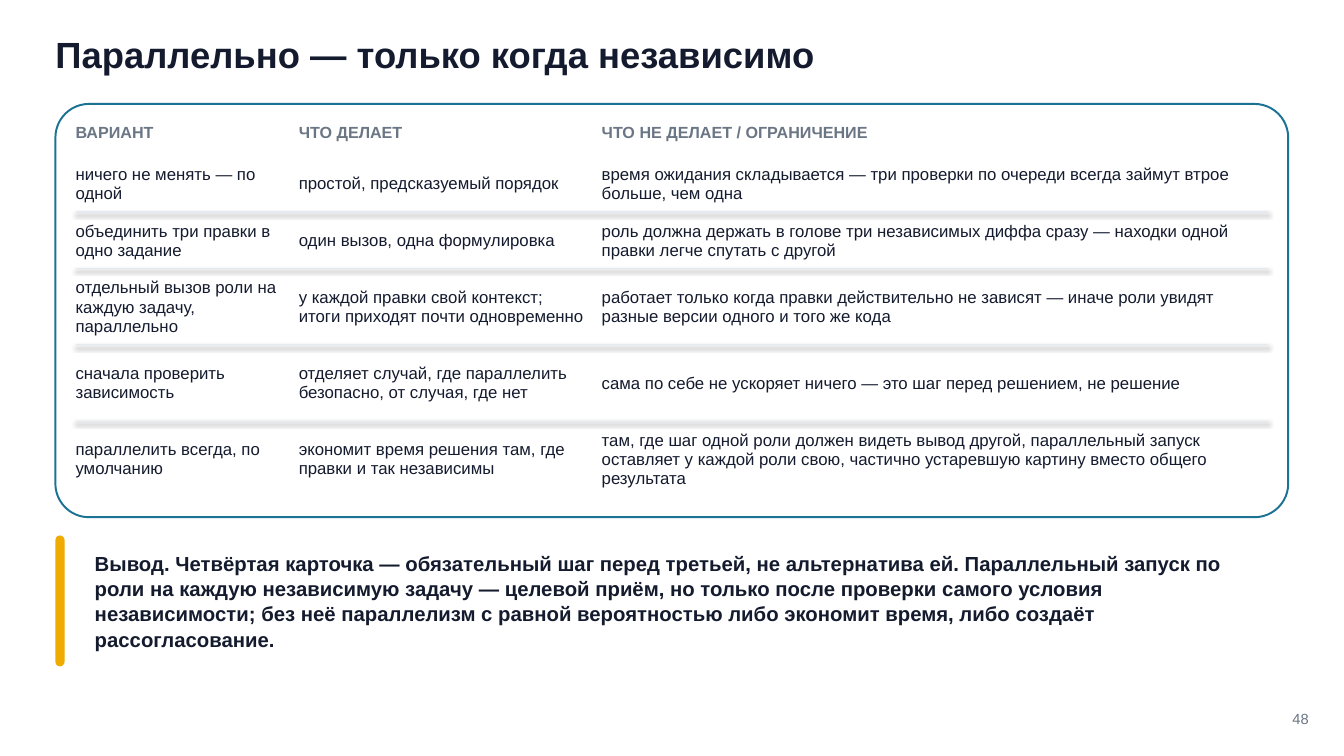
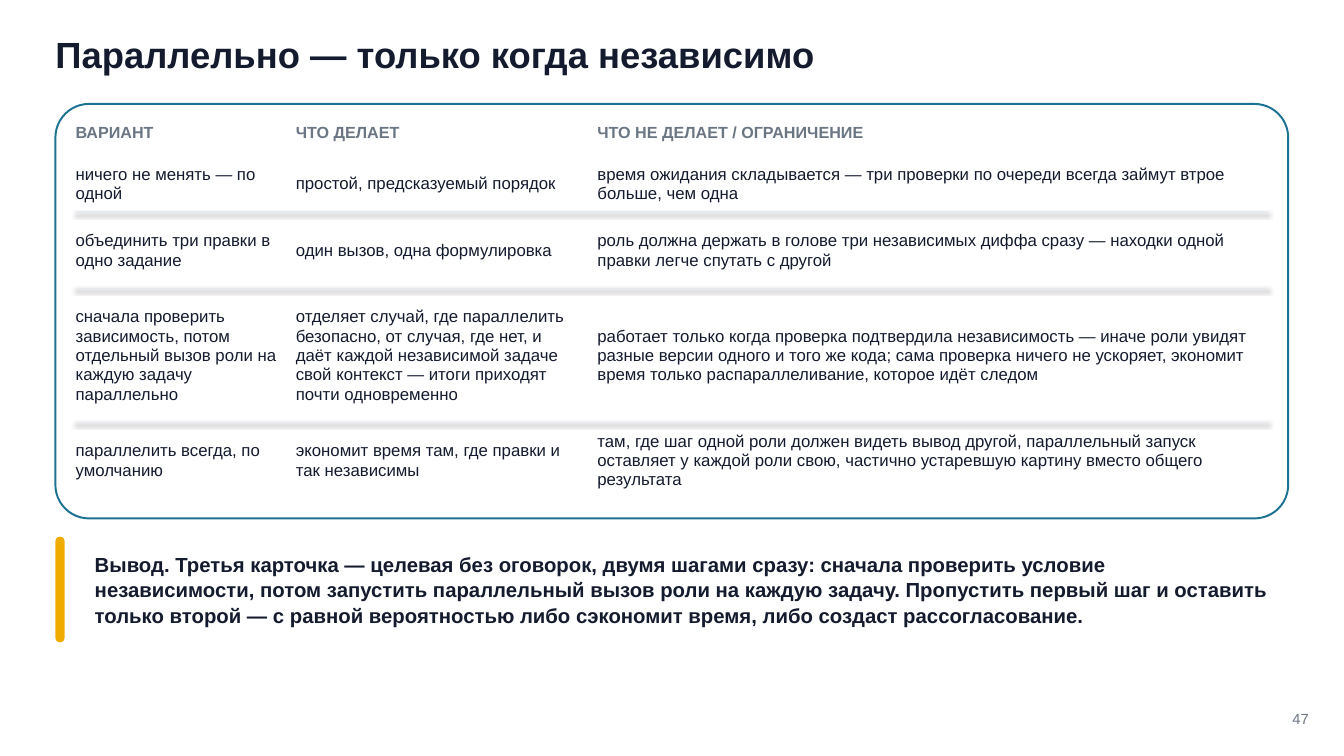
Before and after one commit to tellina-study/AI-usage-lessons, a slide deck: slide 47 of library/seminars/sem-06/rendered/sem-06.pptx (slide 48 before the commit). Drawn at 1344x756 pixels with LibreOffice and Linux fonts; fonts in the diff are those of the drawing. Boxes give left, top, right and bottom in pixels: in the first picture for what was removed or moved away, otherwise in the second. Text is boxed around its words. In the diff, an @@ line names an element or a change of style, - is before the commit and + after.

Commit message:
#225 Семинар 6: сплошная нумерация после снятия дубликата, карта пересобрана, PDF и снимки переэкспортированы с финальной деки

```diff
--- a/library/seminars/sem-06/rendered/sem-06.pptx
+++ b/library/seminars/sem-06/rendered/sem-06.pptx
@@ text "ЧТО НЕ ДЕЛАЕТ / ОГРАНИЧЕНИЕ": place and size @@
-text "ЧТО НЕ ДЕЛАЕТ / ОГРАНИЧЕНИЕ" at [602, 127, 868, 141]
+text "ЧТО НЕ ДЕЛАЕТ / ОГРАНИЧЕНИЕ" at [597, 127, 863, 141]
@@ text "время ожидания складывается — три ...": place and size @@
-text "время ожидания складывается — три ..." at [602, 167, 1229, 203]
+text "время ожидания складывается — три ..." at [597, 167, 1224, 203]
@@ text "объединить три правки в одно ...": place and size @@
-text "объединить три правки в одно ..." at [76, 224, 270, 260]
+text "объединить три правки в одно ..." at [76, 233, 270, 270]
@@ text "один вызов, одна формулировка": place and size @@
-text "один вызов, одна формулировка" at [299, 234, 555, 250]
+text "один вызов, одна формулировка" at [296, 244, 552, 260]
@@ text "роль должна держать в голове ...": place and size @@
-text "роль должна держать в голове ..." at [602, 224, 1229, 260]
+text "роль должна держать в голове ..." at [597, 233, 1224, 270]
@@ line moved from (76, 269) - (1268, 269) to (76, 288) - (1268, 288) @@
@@ text at [76, 313, 277, 404]: text changed @@
-отдельный вызов роли на каждую задачу, параллельно
+сначала проверить зависимость, потом отдельный вызов роли на каждую задачу параллельно
@@ text at [296, 309, 564, 404]: text changed @@
-у каждой правки свой контекст; итоги приходят почти одновременно
+отделяет случай, где параллелить безопасно, от случая, где нет, и даёт каждой независимой задаче свой контекст — итоги приходят почти одновременно
@@ text at [597, 330, 1246, 384]: text changed @@
-работает только когда правки действительно не зависят — иначе роли увидят разные версии одного и того же кода
+работает только когда проверка подтвердила независимость — иначе роли увидят разные версии одного и того же кода; сама проверка ничего не ускоряет, экономит время только распараллеливание, которое идёт следом
@@ text removed at [76, 370, 225, 398] @@
-сначала проверить зависимость
@@ text removed at [299, 366, 567, 402] @@
-отделяет случай, где параллелить безопасно, от случая, где нет
@@ text removed at [602, 376, 1180, 393] @@
-сама по себе не ускоряет ничего — это шаг перед решением, не решение
@@ line moved from (76, 345) - (1268, 345) to (76, 422) - (1268, 422) @@
@@ text at [296, 447, 560, 476]: text changed @@
-экономит время решения там, где правки и так независимы
+экономит время там, где правки и так независимы
@@ text "там, где шаг одной роли ...": place and size @@
-text "там, где шаг одной роли ..." at [602, 433, 1207, 488]
+text "там, где шаг одной роли ..." at [597, 434, 1203, 489]
@@ rounded rectangle: place and size @@
-rounded rectangle at [55, 535, 65, 666]
+rounded rectangle at [55, 536, 65, 642]
@@ text at [95, 557, 1266, 628]: text changed @@
-Вывод. Четвёртая карточка — обязательный шаг перед третьей, не альтернатива ей. Параллельный запуск по роли на каждую независимую задачу — целевой приём, но только после проверки самого условия независимости; без неё параллелизм с равной вероятностью либо экономит время, либо создаёт рассогласование.
+Вывод. Третья карточка — целевая без оговорок, двумя шагами сразу: сначала проверить условие независимости, потом запустить параллельный вызов роли на каждую задачу. Пропустить первый шаг и оставить только второй — с равной вероятностью либо сэкономит время, либо создаст рассогласование.
@@ text at [1292, 714, 1308, 724]: text changed @@
-48
+47
```
Also in this commit, not shown: 39 other slides changed, 1 slide removed, 53 other files.
